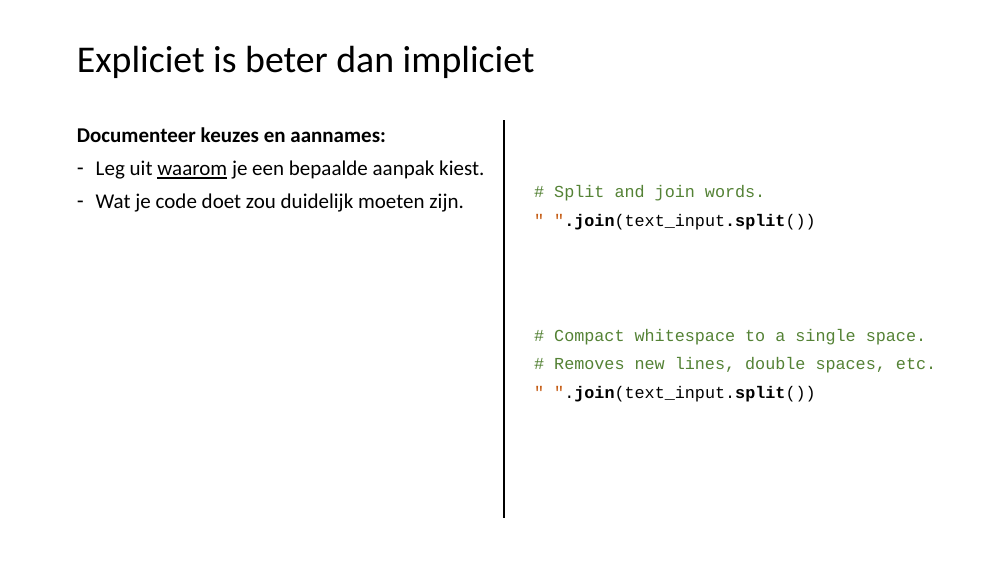
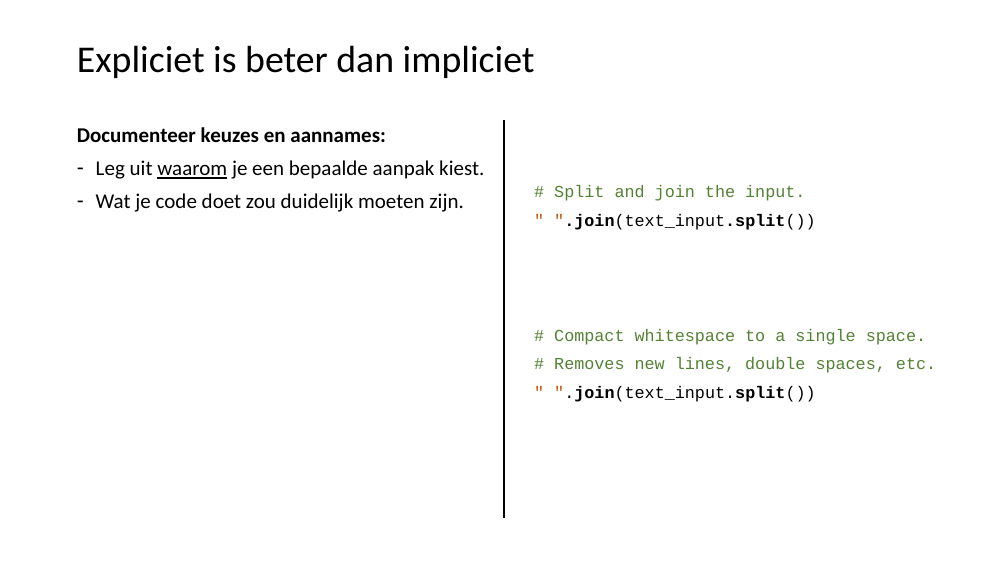
Before and after one commit to LFKoning/knowledge-sharing, a slide deck: slide 23 of python_course_4p/3_production_code/3_production_code.pptx. Drawn at 1008x567 pixels with LibreOffice and Linux fonts; fonts in the diff are those of the drawing. Boxes give left, top, right and bottom in pixels: in the first picture for what was removed or moved away, otherwise in the second. Text is boxed around its words. In the diff, an @@ line names an element or a change of style, - is before the commit and + after.

```diff
--- a/python_course_4p/3_production_code/3_production_code.pptx
+++ b/python_course_4p/3_production_code/3_production_code.pptx
@@ text at (x1=554, y1=185, x2=805, y2=201): text changed @@
-# Split and join words.
+# Split and join the input.
```
Also in this commit, not shown: 4 other slides changed, 4 other files.
